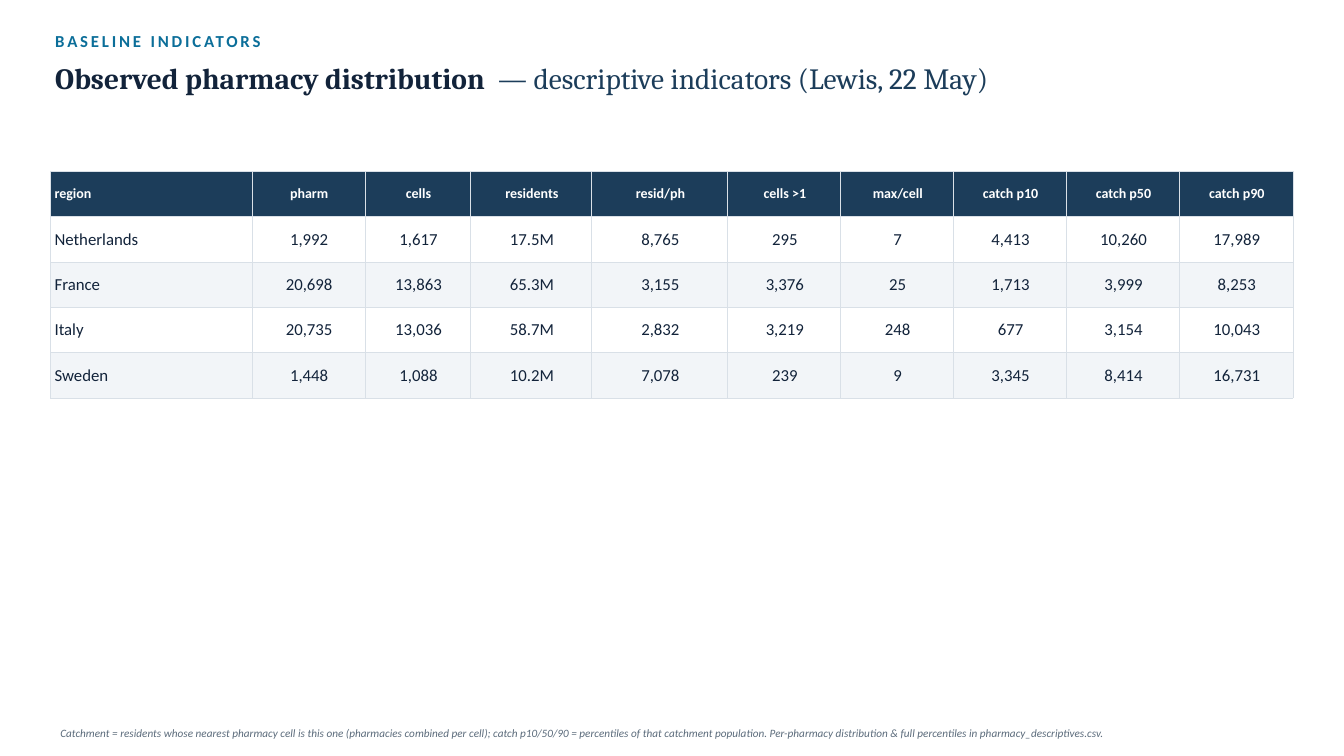
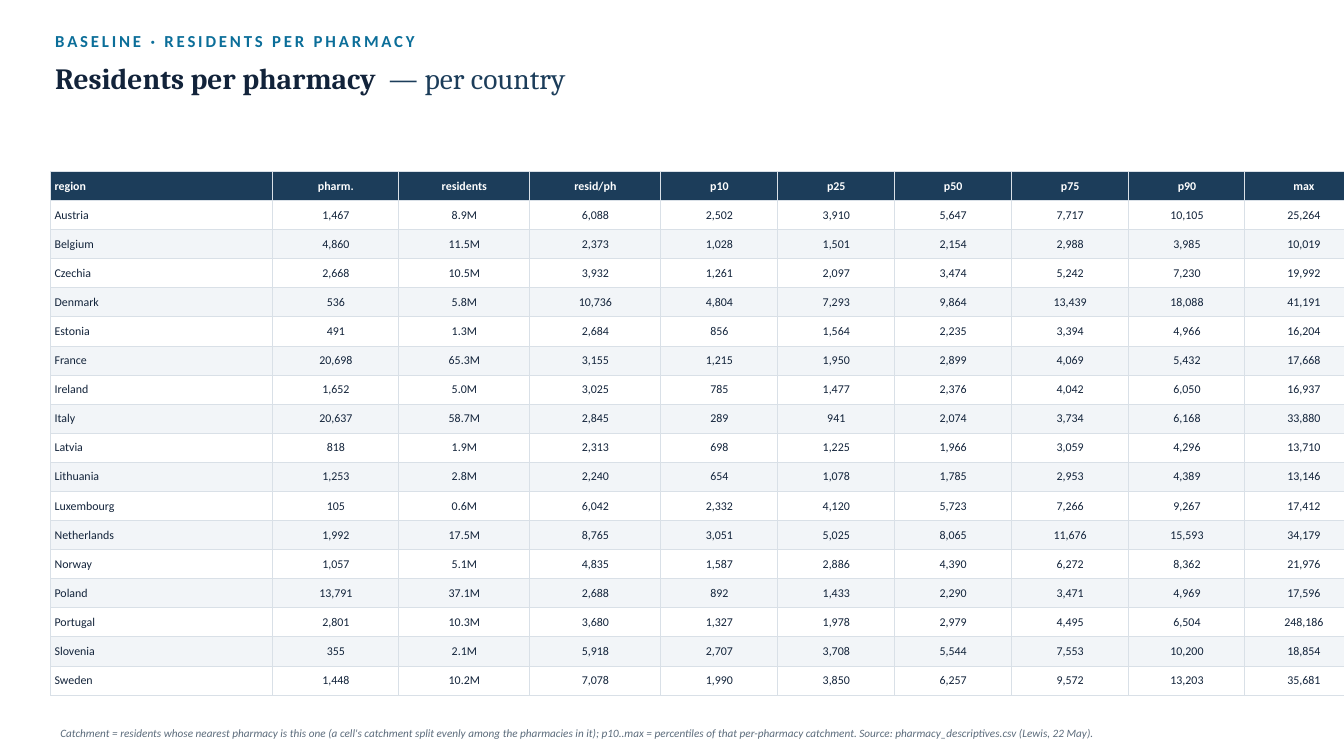
Before and after one commit to ObjectVision/NetworkModel_EU, a slide deck: slide 5 of doc/lambda_sweep5.pptx. Drawn at 1344x756 pixels with LibreOffice and Linux fonts; fonts in the diff are those of the drawing. Boxes give left, top, right and bottom in pixels: in the first picture for what was removed or moved away, otherwise in the second. Text is boxed around its words. In the diff, an @@ line names an element or a change of style, - is before the commit and + after.

Commit message:
Deck: rebuild lambda_sweep5.pptx with the 4 baseline descriptive pages (18 countries)

```diff
--- a/doc/lambda_sweep5.pptx
+++ b/doc/lambda_sweep5.pptx
@@ text at [55, 36, 415, 47]: text changed @@
-BASELINE INDICATORS
+BASELINE · RESIDENTS PER PHARMACY
@@ text at [55, 68, 565, 95]: text changed; text colour #1C3D5A to #12233A; bold on @@
-Observed pharmacy distribution — descriptive indicators (Lewis, 22 May)
+Residents per pharmacy — per country
@@ table at [50, 171, 1344, 690] @@
-row 1: region | pharm | cells | residents | resid/ph | cells >1 | max/cell | catch p10 | catch p50 | catch p90
-row 2: Netherlands | 1,992 | 1,617 | 17.5M | 8,765 | 295 | 7 | 4,413 | 10,260 | 17,989
-row 3: France | 20,698 | 13,863 | 65.3M | 3,155 | 3,376 | 25 | 1,713 | 3,999 | 8,253
-row 4: Italy | 20,735 | 13,036 | 58.7M | 2,832 | 3,219 | 248 | 677 | 3,154 | 10,043
-row 5: Sweden | 1,448 | 1,088 | 10.2M | 7,078 | 239 | 9 | 3,345 | 8,414 | 16,731
+row 1: region | pharm. | residents | resid/ph | p10 | p25 | p50 | p75 | p90 | max
+row 2: Austria | 1,467 | 8.9M | 6,088 | 2,502 | 3,910 | 5,647 | 7,717 | 10,105 | 25,264
+row 3: Belgium | 4,860 | 11.5M | 2,373 | 1,028 | 1,501 | 2,154 | 2,988 | 3,985 | 10,019
+row 4: Czechia | 2,668 | 10.5M | 3,932 | 1,261 | 2,097 | 3,474 | 5,242 | 7,230 | 19,992
+row 5: Denmark | 536 | 5.8M | 10,736 | 4,804 | 7,293 | 9,864 | 13,439 | 18,088 | 41,191
+row 6: Estonia | 491 | 1.3M | 2,684 | 856 | 1,564 | 2,235 | 3,394 | 4,966 | 16,204
+row 7: France | 20,698 | 65.3M | 3,155 | 1,215 | 1,950 | 2,899 | 4,069 | 5,432 | 17,668
+row 8: Ireland | 1,652 | 5.0M | 3,025 | 785 | 1,477 | 2,376 | 4,042 | 6,050 | 16,937
+row 9: Italy | 20,637 | 58.7M | 2,845 | 289 | 941 | 2,074 | 3,734 | 6,168 | 33,880
+row 10: Latvia | 818 | 1.9M | 2,313 | 698 | 1,225 | 1,966 | 3,059 | 4,296 | 13,710
+row 11: Lithuania | 1,253 | 2.8M | 2,240 | 654 | 1,078 | 1,785 | 2,953 | 4,389 | 13,146
+row 12: Luxembourg | 105 | 0.6M | 6,042 | 2,332 | 4,120 | 5,723 | 7,266 | 9,267 | 17,412
+row 13: Netherlands | 1,992 | 17.5M | 8,765 | 3,051 | 5,025 | 8,065 | 11,676 | 15,593 | 34,179
+row 14: Norway | 1,057 | 5.1M | 4,835 | 1,587 | 2,886 | 4,390 | 6,272 | 8,362 | 21,976
+row 15: Poland | 13,791 | 37.1M | 2,688 | 892 | 1,433 | 2,290 | 3,471 | 4,969 | 17,596
+row 16: Portugal | 2,801 | 10.3M | 3,680 | 1,327 | 1,978 | 2,979 | 4,495 | 6,504 | 248,186
+row 17: Slovenia | 355 | 2.1M | 5,918 | 2,707 | 3,708 | 5,544 | 7,553 | 10,200 | 18,854
+row 18: Sweden | 1,448 | 10.2M | 7,078 | 1,990 | 3,850 | 6,257 | 9,572 | 13,203 | 35,681
@@ table: place and size @@
-table at [50, 171, 1294, 387]
+table at [50, 171, 1344, 690]
@@ text at [60, 729, 1094, 739]: text changed @@
-Catchment = residents whose nearest pharmacy cell is this one (pharmacies combined per cell); catch p10/50/90 = percentiles of that catchment population. Per-pharmacy distribution & full percentiles in pharmacy_descriptives.csv.
+Catchment = residents whose nearest pharmacy is this one (a cell's catchment split evenly among the pharmacies in it); p10..max = percentiles of that per-pharmacy catchment. Source: pharmacy_descriptives.csv (Lewis, 22 May).
```
Also in this commit, not shown: 1 other slide changed, 2 slides added.
